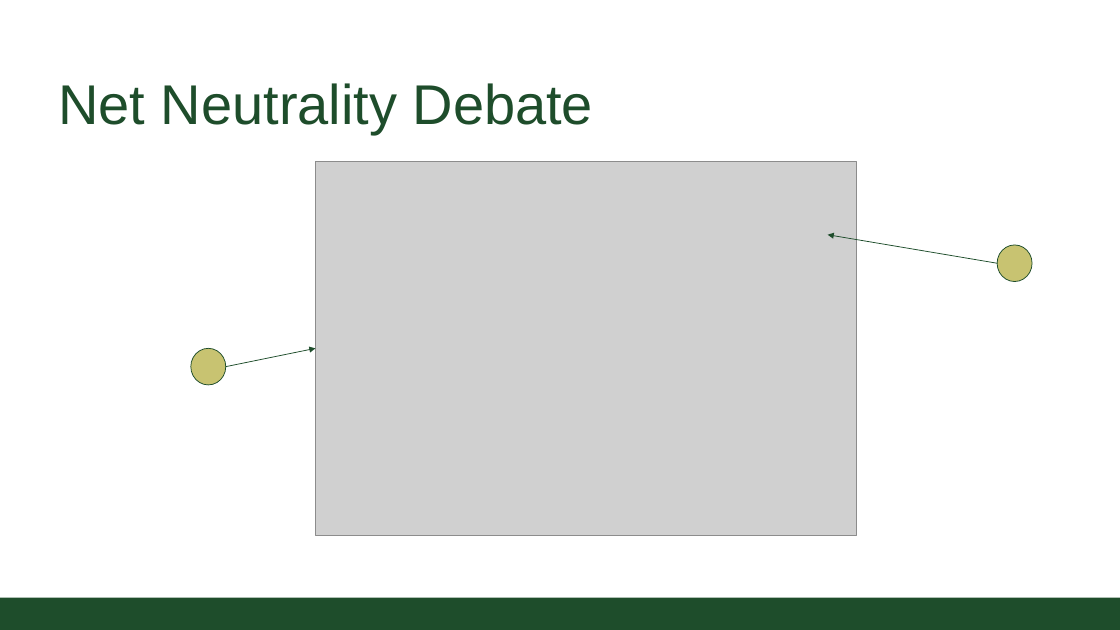
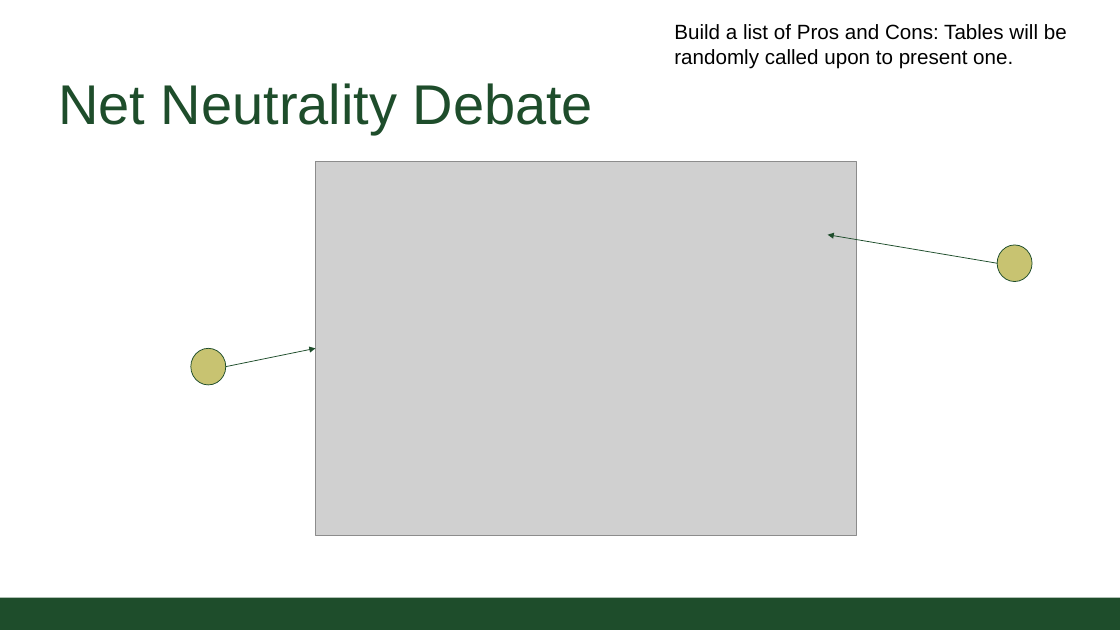
Before and after one commit to CSU-CS150B/handouts, a slide deck: slide 5 of Slides/On-Campus/11_01_FunctionsPart3.pptx. Drawn at 1120x630 pixels with LibreOffice and Linux fonts; fonts in the diff are those of the drawing; grey boxes stand for pictures; background and template pictures are left out. Boxes give left, top, right and bottom in pixels: in the first picture for what was removed or moved away, otherwise in the second. Text is boxed around its words. In the diff, an @@ line names an element or a change of style, - is before the commit and + after.

```diff
--- a/Slides/On-Campus/11_01_FunctionsPart3.pptx
+++ b/Slides/On-Campus/11_01_FunctionsPart3.pptx
@@ text added at box(674, 24, 1067, 69), 20 pt, text #000000 @@
+Build a list of Pros and Cons: Tables will be randomly called upon to present one.
```
Also in this commit, not shown: 4 other slides changed, 1 slide added.
